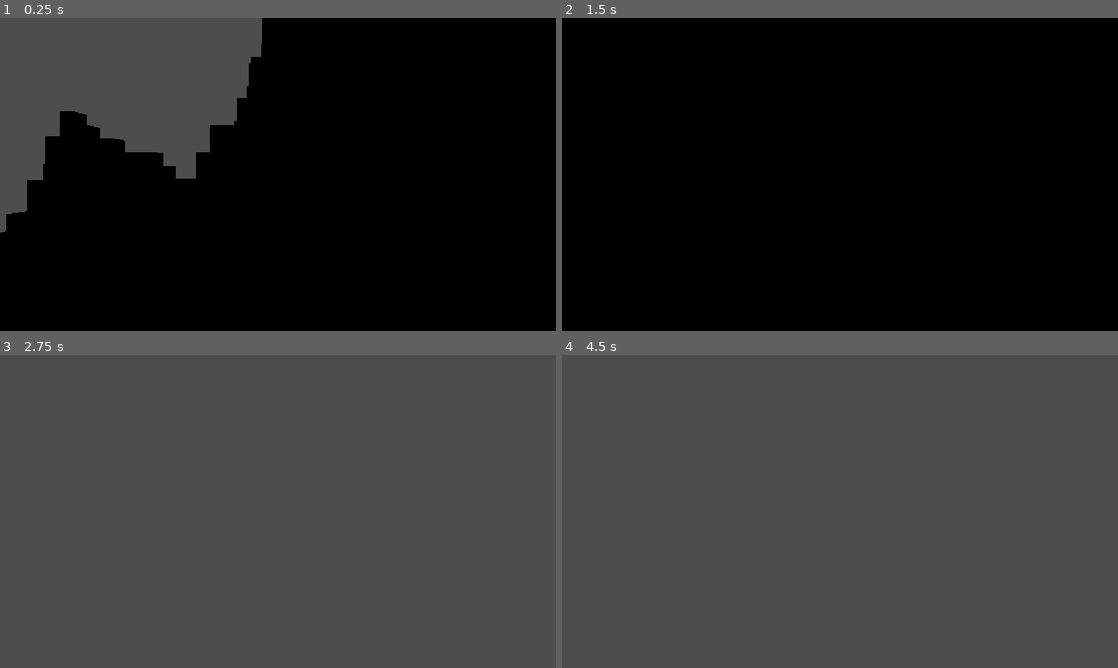
Above: before the commit, frames 1-4 (two rows, left to right).
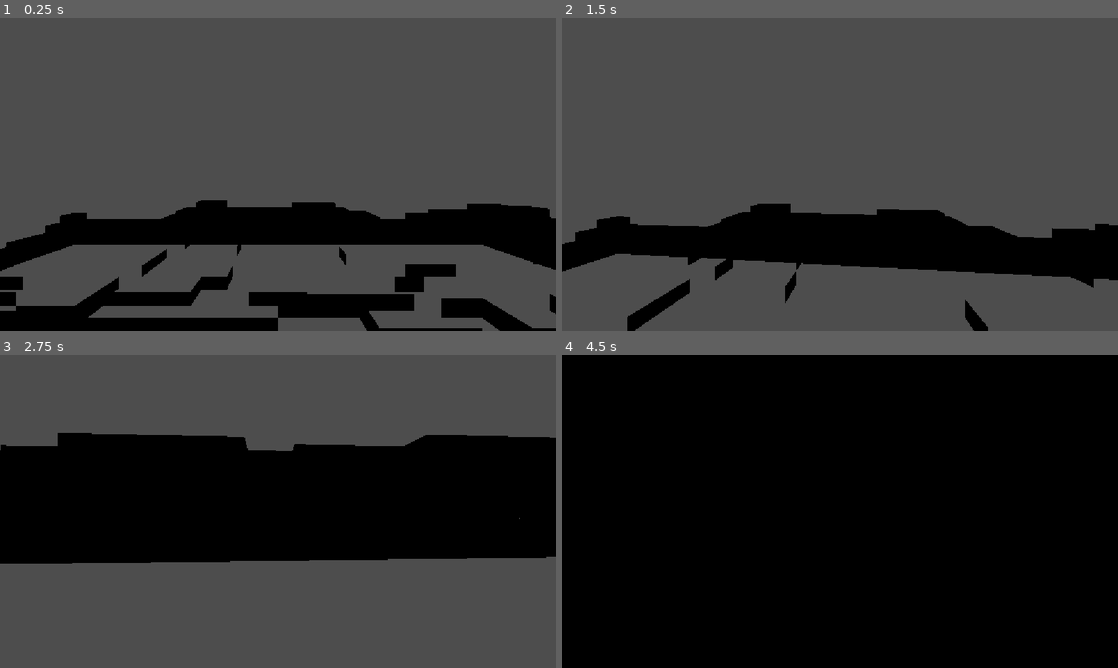
Above: after the commit, the same moments.

Repository: Tubaleviao/project-nihon
Game: Godot game, scene res://Main.tscn
The game is run twice, just before and just after one commit, with the same random seed, the same clock (stepped at 60 frames per second) and the same inputs.
Inputs (mouse positions are in pixels of both pictures, inside the frame that each line leads up to):
- Up to frame 1 (0.25 s): no input
- Up to frame 2 (1.5 s): tap Enter (ui_accept) at 0.5, 0.77 s; move the mouse to (867, 174) at 0.52 s; hold W from 0.53 s (still down); tap F at 0.6, 1.35 s; click (867, 174) at 0.67 s; move the mouse to (812, 174) at 1.27 s
- Up to frame 3 (2.75 s): keep holding W; tap Enter (ui_accept) at 1.52 s; move the mouse to (289, 505) at 2.02 s; tap F at 2.1 s
- Up to frame 4 (4.5 s): keep holding W; move the mouse to (834, 517) at 2.77 s; tap F at 2.85, 3.6, 4.35 s; click (834, 517) at 2.92 s; tap Enter (ui_accept) at 3.02, 3.77 s; move the mouse to (878, 514) at 3.52 s; move the mouse to (795, 508) at 4.27 s

The runs differ from the first frame. In frame 1, 61% of the frame differs, in the area x 0-100%, y 0-100%; in frame 2, 84%; in frame 3, 39%; in frame 4, 100%.

Commit message:
fix: flatten terrain (lower height scale) and add safety floor to prevent falling

Diff:
--- a/src/terrain/terrain_slice.gd
+++ b/src/terrain/terrain_slice.gd
@@ -10,16 +10,16 @@
 ##   get_height_at(world_pos: Vector2) -> float — sample the last generated chunk
 
 const CHUNK_SIZE := 32       # tiles per side
-const HEIGHT_SCALE := 64.0   # world units peak-to-valley
+const HEIGHT_SCALE := 5.0    # world units peak-to-valley (gentle, even terrain)
 
 var _noise := FastNoiseLite.new()
 
 func _ready() -> void:
 	_noise.noise_type = FastNoiseLite.TYPE_SIMPLEX_SMOOTH
 	_noise.seed = randi()
-	_noise.frequency = 0.03
+	_noise.frequency = 0.05
 	_noise.fractal_type = FastNoiseLite.FRACTAL_FBM
-	_noise.fractal_octaves = 4
+	_noise.fractal_octaves = 3
 
 ## Generate a chunk and emit chunk_ready when done.
 func request_chunk(pos: Vector2i) -> void:
--- a/src/terrain/voxel_slice.gd
+++ b/src/terrain/voxel_slice.gd
@@ -15,7 +15,7 @@
 
 const CHUNK_SIZE  := 32        # tiles per side — must match TerrainSlice.CHUNK_SIZE
 const TILE_SIZE   := 1.0       # world units per tile (XZ)
-const STEP_HEIGHT := 1.0       # world units per quantised height step
+const STEP_HEIGHT := 0.5       # world units per quantised height step
 
 ## Active chunk containers keyed by "x,y" string.
 var _chunks: Dictionary = {}
@@ -126,6 +126,20 @@
 	static_body.add_child(col_shape)
 	root.add_child(static_body)
 
+	# Safety floor so the player can never fall out of the world.
+	var floor_body := StaticBody3D.new()
+	var floor_shape := CollisionShape3D.new()
+	var floor_box := BoxShape3D.new()
+	floor_box.size = Vector3(CHUNK_SIZE * TILE_SIZE, 1.0, CHUNK_SIZE * TILE_SIZE)
+	floor_shape.shape = floor_box
+	floor_shape.position = Vector3(
+		origin.x + CHUNK_SIZE * TILE_SIZE * 0.5,
+		-0.5,
+		origin.z + CHUNK_SIZE * TILE_SIZE * 0.5
+	)
+	floor_body.add_child(floor_shape)
+	root.add_child(floor_body)
+
 	print("VoxelSlice: built chunk %s  tiles=%d" % [key, CHUNK_SIZE * CHUNK_SIZE])
 
 # ---------------------------------------------------------------------------
